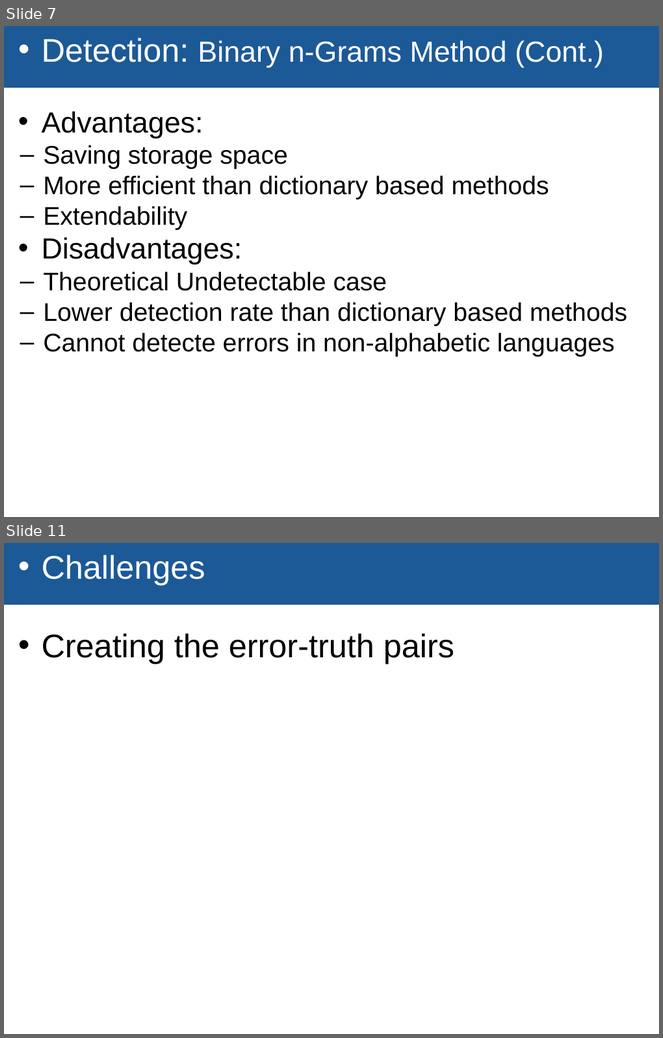
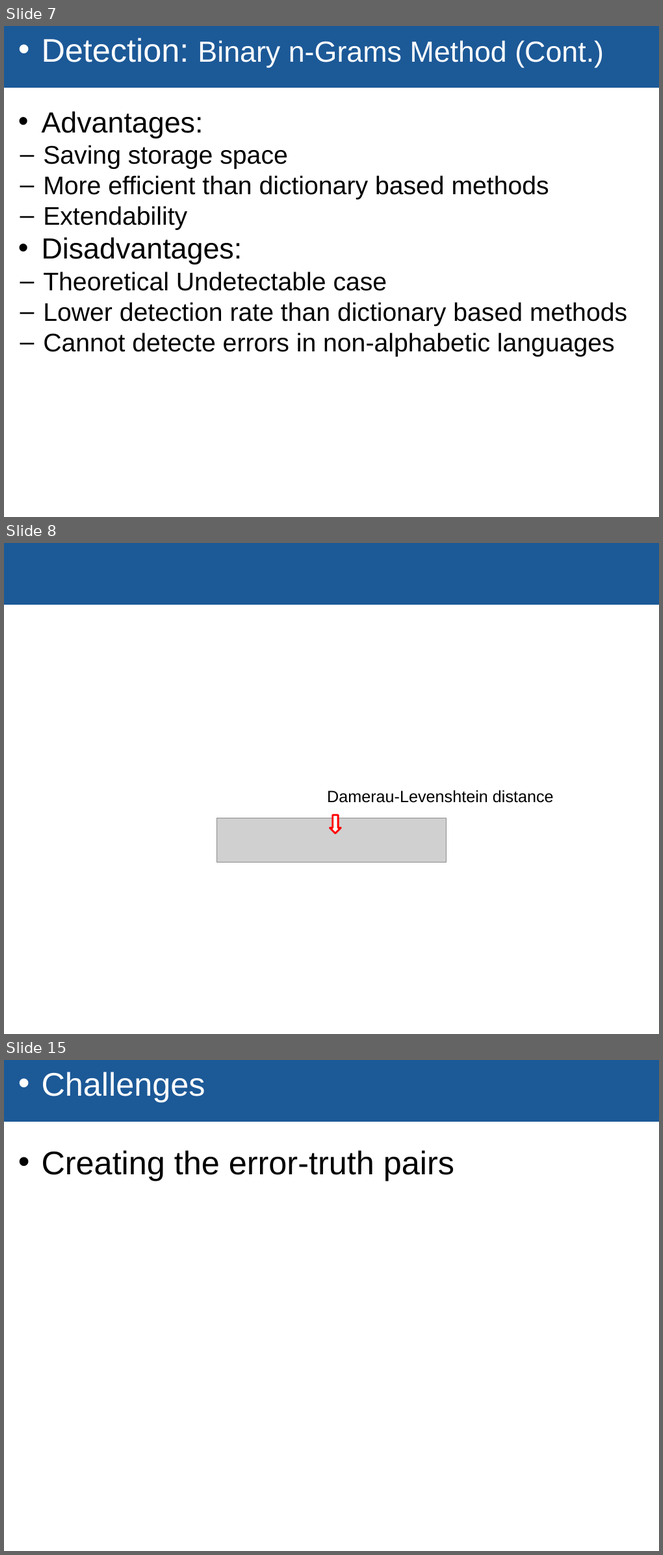
Before and after one commit to TZstatsADS/Fall2018-Project4-sec1-grp5, a slide deck: GR5243 pro4.pptx. Shown one above the other, each under a label of ours: slides 7 and 11 before the commit, slides 7, 8 and 15 after it; the slides between them are not shown. The pictures are 663x1038 and 663x1555 pixels, drawn with LibreOffice and Linux fonts; fonts in the diff are those of the drawing; grey boxes stand for pictures; background and template pictures are left out. Boxes give left, top, right and bottom in pixels: in the first picture for what was removed or moved away, otherwise in the second. Text is boxed around its words. In the diff, an @@ line names an element or a change of style, - is before the commit and + after.

```diff
--- a/GR5243 pro4.pptx
+++ b/GR5243 pro4.pptx
@@ slide 8 added at box(4, 543, 659, 1034), background picture (left out); not listed: 1 template element that a slide beside it also shows @@
@@ text added at box(327, 790, 554, 803), 18 pt, text #000000 @@
+Damerau-Levenshtein distance
@@ down arrow added at box(330, 815, 341, 834), fill #FFFFFF, outline #FF0000 2 pt @@
@@ picture added at box(217, 818, 447, 862) @@
@@ what was slide 11 is now slide 15 @@
```
Also in this commit, not shown: 3 slides changed, 3 other slides added, 8 other files.
